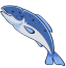
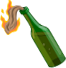
Two versions of the same layered image (w=66, h=68). Layer-by-layer changes:
added layer "Layer 3" above "Layer 2" over (x1=0, y1=0, x2=66, y2=68)
hid "Layer 2" over (x1=0, y1=5, x2=66, y2=67)
